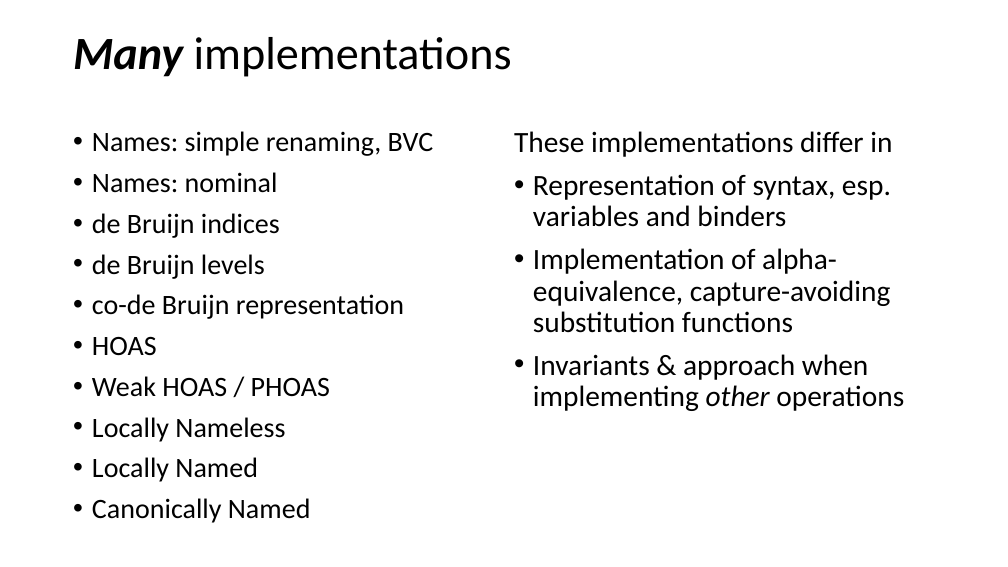
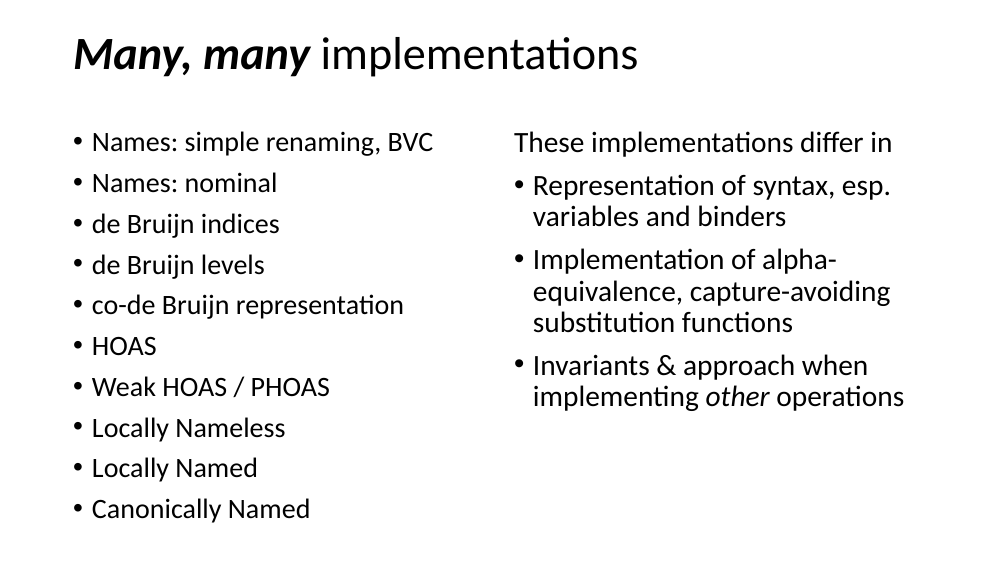
Before and after one commit to sweirich/lambda-n-ways, a slide deck: slide 5 of plclub-2021.pptx. Drawn at 1008x567 pixels with LibreOffice and Linux fonts; fonts in the diff are those of the drawing. Boxes give left, top, right and bottom in pixels: in the first picture for what was removed or moved away, otherwise in the second. Text is boxed around its words. In the diff, an @@ line names an element or a change of style, - is before the commit and + after.

```diff
--- a/plclub-2021.pptx
+++ b/plclub-2021.pptx
@@ title at (73,37,639,77): text changed @@
-Many implementations
+Many, many implementations
```
Also in this commit, not shown: 10 other slides changed, 7 other files.
